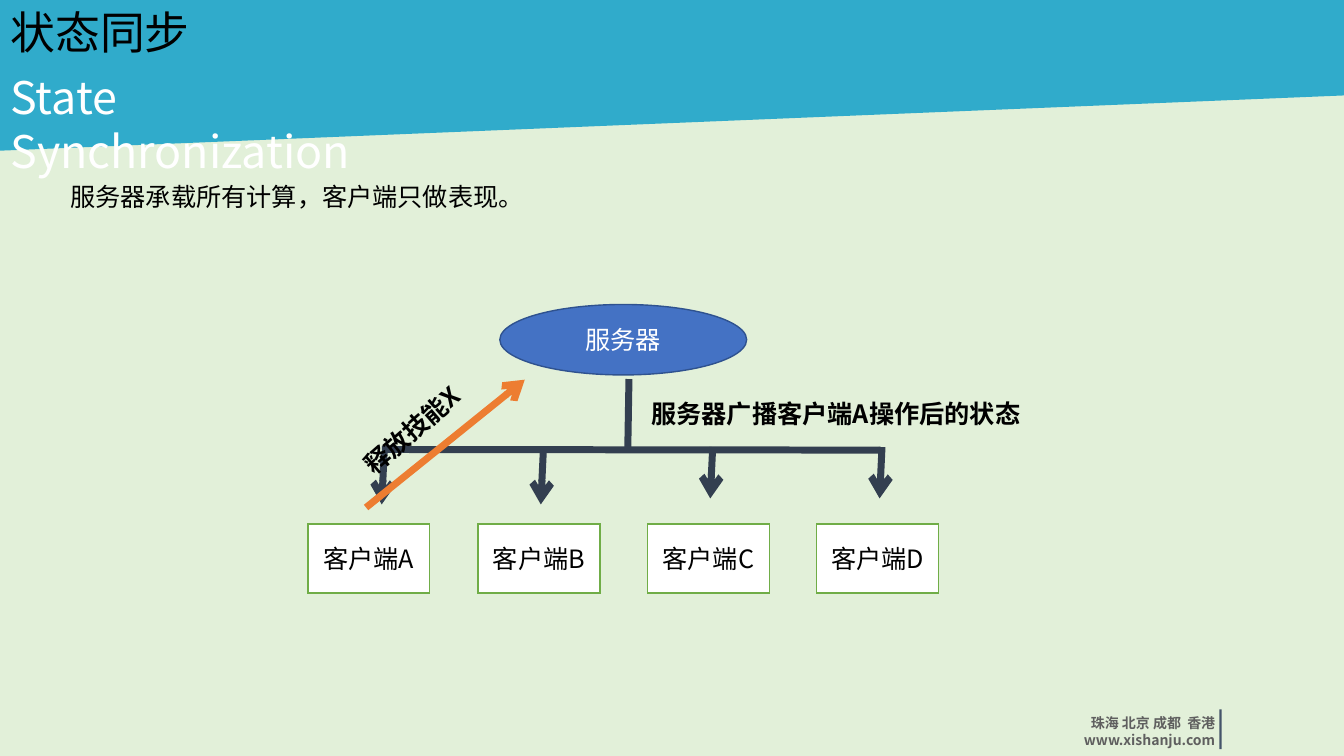
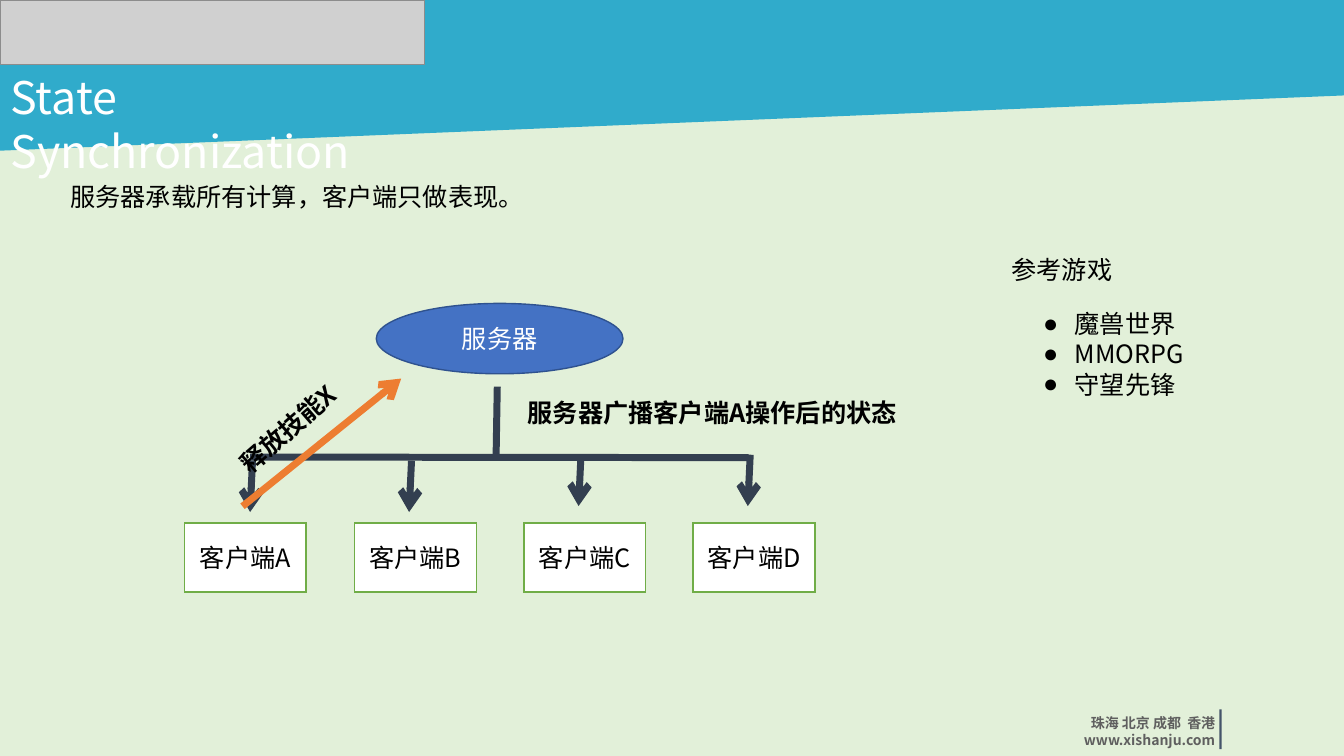
Before and after one commit to iyexiao/tkGame, a slide deck: slide 2 of 帧同步实现-庞康宁.ppt. Drawn at 1344x756 pixels with LibreOffice and Linux fonts; fonts in the diff are those of the drawing; grey boxes stand for pictures; background and template pictures are left out. Boxes give left, top, right and bottom in pixels: in the first picture for what was removed or moved away, otherwise in the second. Text is boxed around its words. In the diff, an @@ line names an element or a change of style, - is before the commit and + after.

```diff
--- a/帧同步实现-庞康宁.ppt
+++ b/帧同步实现-庞康宁.ppt
@@ picture added at <box>1,0,425,64</box> @@
@@ text removed at <box>10,11,189,53</box> @@
-状态同步
@@ text added at <box>1012,257,1113,281</box>, 18 pt, text #000000 @@
+参考游戏
@@ text added at <box>1075,312,1184,396</box>, 18 pt, text #000000 @@
+● 魔兽世界
+● MMORPG
+● 守望先锋
@@ 4 rectangles, 2 texts, 1 ellipse, 1 arrow: place and size @@
-4 rectangles, 2 texts, 1 ellipse, 1 arrow at <box>308,304,1020,593</box>
+4 rectangles, 2 texts, 1 ellipse, 1 arrow at <box>184,303,897,592</box>
@@ line moved from (629, 379) - (628, 447) to (497, 387) - (496, 454) @@
@@ line moved from (881, 450) - (382, 449) to (749, 457) - (250, 456) @@
@@ arrow moved from (882, 447) - (880, 498) to (253, 460) - (250, 512) @@
@@ arrow moved from (384, 452) - (382, 504) to (411, 460) - (409, 512) @@
@@ arrow moved from (543, 452) - (541, 504) to (580, 454) - (578, 506) @@
@@ arrow moved from (712, 447) - (710, 498) to (750, 454) - (748, 506) @@
```
Also in this commit, not shown: 3 other slides changed, 1 slide added, 2 slides removed.
